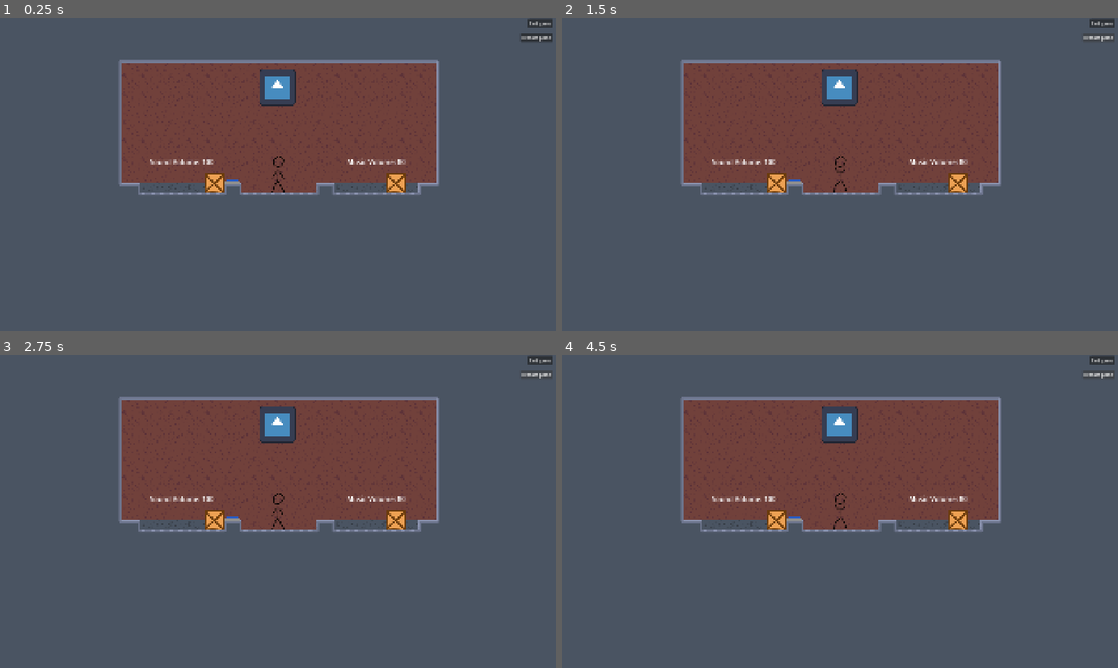
Above: before the commit, frames 1-4 (two rows, left to right).
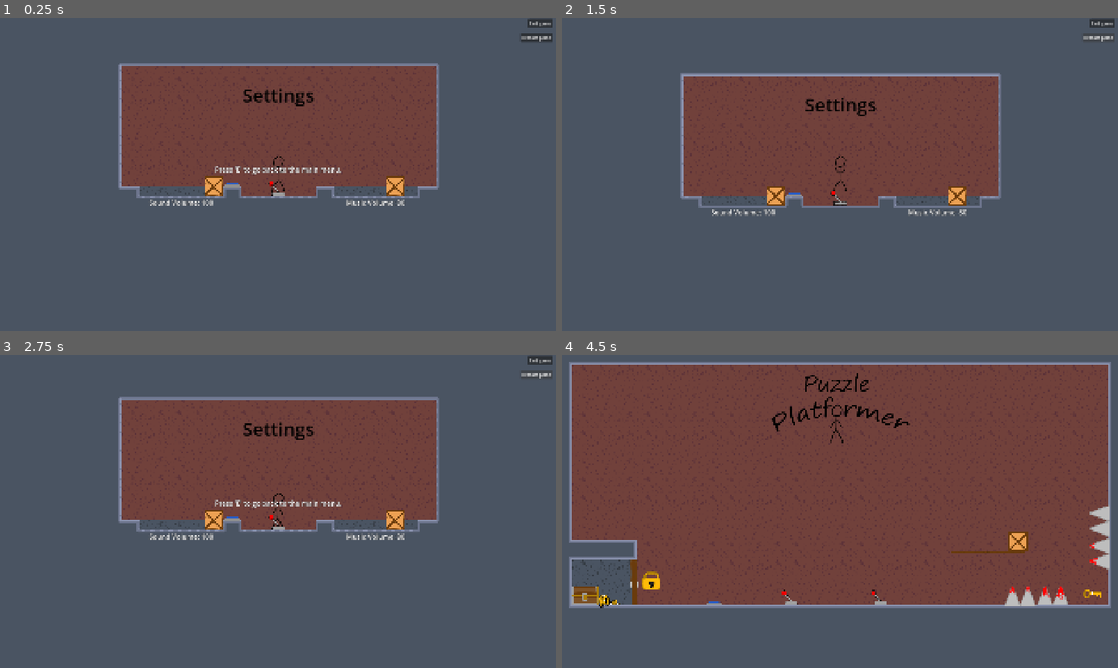
Above: after the commit, the same moments.

Repository: Crimbane/puzzle-platformer
Game: Godot game, scene res://Scenes/settings_menu.tscn
The game is run twice, just before and just after one commit, with the same random seed, the same clock (stepped at 60 frames per second) and the same inputs. This scene is started directly instead of the project's main scene. The engine's default icon, where the game draws it, is replaced by a stand-in: a white triangle on a blue panel in a dark square.
Inputs:
- Up to frame 1 (0.25 s): no input
- Up to frame 2 (1.5 s): click "Restart game" at 0.5 s; click "Restart game" at 1.25 s
- Up to frame 3 (2.75 s): click "Restart game" at 2 s
- Up to frame 4 (4.5 s): tap E (Interact) at 2.75, 2.85, 3.8 s; hold D (Move Right) 2.78-4.25 s; tap Space (Jump) at 3.02, 3.77 s; tap C (Crouch) at 3.6 s; click "Restart game" at 4.25 s

The runs differ from the first frame. In frame 1, 4.7% of the frame differs, in the area x 21-79%, y 13-60%; in frame 2, 7.8%; in frame 3, 2.1%; in frame 4, 55%, in the area x 1-100%, y 0-81%.

Commit message:
Load next scene lever
- Changed "load next scene" object to be a lever
- Fixed a bug with the lever code.

Diff:
--- a/Scenes/lever.tscn
+++ b/Scenes/lever.tscn
@@ -20,9 +20,9 @@
 [node name="Label" type="Label" parent="." unique_id=270450469]
 visible = false
 z_index = 1000
-offset_left = -181.0
+offset_left = -250.0
 offset_top = -89.0
-offset_right = 180.0
+offset_right = 250.0
 offset_bottom = -44.0
 theme_override_constants/outline_size = 4
 theme_override_font_sizes/font_size = 24
--- a/Scenes/load_next_scene.tscn
+++ b/Scenes/load_next_scene.tscn
@@ -1,17 +1,39 @@
 [gd_scene format=3 uid="uid://j8f1b3gybst2"]
 
 [ext_resource type="Script" uid="uid://c7jp3ati00tlj" path="res://load_next_scene.gd" id="1_0gh3a"]
-[ext_resource type="Texture2D" uid="uid://qya0wfq1g5qo" path="res://Assets/icon.svg" id="2_j0pbl"]
+[ext_resource type="Texture2D" uid="uid://s2vrhoh0b4cr" path="res://Assets/Art/Lever.png" id="2_j0pbl"]
+[ext_resource type="AudioStream" uid="uid://bc7seqt818v0o" path="res://Assets/Sounds/Lever - Drop Stone C.wav" id="3_jkojd"]
 
-[sub_resource type="RectangleShape2D" id="RectangleShape2D_t1yug"]
-size = Vector2(115, 115)
+[sub_resource type="RectangleShape2D" id="RectangleShape2D_fjc7g"]
+size = Vector2(42, 39)
 
 [node name="Load Next Scene" type="Area2D" unique_id=97781926]
 script = ExtResource("1_0gh3a")
 
-[node name="Sprite2D" type="Sprite2D" parent="." unique_id=229385068]
+[node name="Lever" type="Sprite2D" parent="." unique_id=229385068]
 texture = ExtResource("2_j0pbl")
 
 [node name="CollisionShape2D" type="CollisionShape2D" parent="." unique_id=1070335768]
-position = Vector2(0.5, -0.5)
-shape = SubResource("RectangleShape2D_t1yug")
+position = Vector2(0, -1.5)
+shape = SubResource("RectangleShape2D_fjc7g")
+
+[node name="Label" type="Label" parent="." unique_id=301114194]
+visible = false
+z_index = 1000
+offset_left = -250.0
+offset_top = -89.0
+offset_right = 250.0
+offset_bottom = -44.0
+theme_override_constants/outline_size = 4
+theme_override_font_sizes/font_size = 24
+text = "Press 'E' to interact with lever."
+horizontal_alignment = 1
+
+[node name="Timer" type="Timer" parent="." unique_id=1470802799]
+wait_time = 3.0
+one_shot = true
+
+[node name="Lever Pull" type="AudioStreamPlayer2D" parent="." unique_id=1379288998]
+stream = ExtResource("3_jkojd")
+
+[connection signal="timeout" from="Timer" to="." method="_on_timer_timeout"]
--- a/Scenes/main_menu.tscn
+++ b/Scenes/main_menu.tscn
@@ -33,6 +33,19 @@
 
 [node name="Main Menu" type="Node" unique_id=1993291430]
 
+[node name="Player" parent="." unique_id=1687183133 instance=ExtResource("1_5egv6")]
+position = Vector2(948, 237)
+
+[node name="LoadGame" parent="." unique_id=97781926 instance=ExtResource("12_6m47u")]
+position = Vector2(1100, 846)
+message = "Press 'E' to start the game."
+nextScenePath = "uid://d126xwa5j1d5"
+
+[node name="LoadSettingsMenu" parent="." unique_id=1439770871 instance=ExtResource("12_6m47u")]
+position = Vector2(792, 846)
+message = "Press 'E' to go to settings."
+nextScenePath = "uid://7y27eg5v318s"
+
 [node name="TileMapLayer" parent="." unique_id=1070660664 instance=ExtResource("2_vtepg")]
 tile_map_data = PackedByteArray("AAAAABsAAgAJAAEAAAABABsAAgAHAAAAAAACABsAAgAHAAAAAAADABsAAgAHAAAAAAAEABsAAgAHAAAAAAAFAB …(91216 unchanged characters)…
 metadata/_edit_lock_ = true
@@ -66,9 +79,6 @@
 position = Vector2(78.9125, 830.5)
 scale = Vector2(0.695, 0.695)
 texture = ExtResource("5_wyh8j")
-
-[node name="Player" parent="." unique_id=1687183133 instance=ExtResource("1_5egv6")]
-position = Vector2(948, 237)
 
 [node name="Spikes3" parent="." unique_id=1336630672 instance=ExtResource("6_ujyyl")]
 position = Vector2(1573, 832)
@@ -110,10 +120,6 @@
 z_index = -1
 position = Vector2(182, 869)
 
-[node name="Load Next Scene" parent="." unique_id=97781926 instance=ExtResource("12_6m47u")]
-position = Vector2(1819, 447)
-nextScenePath = "uid://d126xwa5j1d5"
-
 [node name="Title" type="Sprite2D" parent="." unique_id=1117705008]
 position = Vector2(960, 540)
 texture = ExtResource("14_8dnnj")
@@ -123,6 +129,13 @@
 position = Vector2(524, 858)
 buttonColor = "Blue"
 
-[node name="Load Next Scene2" parent="." unique_id=1439770871 instance=ExtResource("12_6m47u")]
-position = Vector2(154, 552)
-nextScenePath = "uid://7y27eg5v318s"
+[connection signal="leverInteract" from="Player" to="LoadGame" method="_on_lever_interacted"]
+[connection signal="leverInteract" from="Player" to="LoadSettingsMenu" method="_on_lever_interacted"]
+[connection signal="body_entered" from="LoadGame" to="Player" method="_on_lever_body_entered"]
+[connection signal="body_entered" from="LoadGame" to="LoadGame" method="_on_body_entered"]
+[connection signal="body_exited" from="LoadGame" to="Player" method="_on_lever_body_exited"]
+[connection signal="body_exited" from="LoadGame" to="LoadGame" method="_on_body_exited"]
+[connection signal="body_entered" from="LoadSettingsMenu" to="Player" method="_on_lever_body_entered"]
+[connection signal="body_entered" from="LoadSettingsMenu" to="LoadSettingsMenu" method="_on_body_entered"]
+[connection signal="body_exited" from="LoadSettingsMenu" to="Player" method="_on_lever_body_exited"]
+[connection signal="body_exited" from="LoadSettingsMenu" to="LoadSettingsMenu" method="_on_body_exited"]
--- a/Scenes/settings_menu.tscn
+++ b/Scenes/settings_menu.tscn
@@ -27,6 +27,14 @@
 soundVolumeLabel = NodePath("SoundVolumeLabel")
 musicVolumeLabel = NodePath("MusicVolumeLabel")
 
+[node name="Player" parent="." unique_id=1687183133 instance=ExtResource("6_jerjq")]
+position = Vector2(958, 733)
+
+[node name="LoadMainMenu" parent="." unique_id=97781926 instance=ExtResource("13_o5rp5")]
+position = Vector2(959, 846)
+message = "Press 'E' to go back to the main menu."
+nextScenePath = "uid://cewqlvpyoluew"
+
 [node name="TileMapLayer" parent="." unique_id=1070660664 instance=ExtResource("1_ssx55")]
 tile_map_data = PackedByteArray("AAAAABsAAgAIAA4AAAABABsAAgAIAA4AAAACABsAAgAIAA4AAAADABsAAgAIAA4AAAAEABsAAgAIAA4AAAAFAB …(107632 unchanged characters)…
 metadata/_edit_lock_ = true
@@ -36,13 +44,6 @@
 tile_map_data = PackedByteArray("AAANAA0AAAACAAAAAAANAA4AAAACAAAAAAANAA8AAAACAAAAAAANABAAAAACAAAAAAANABEAAAACAAAAAAANAB …(7408 unchanged characters)…
 tile_set = SubResource("TileSet_rqxyr")
 metadata/_edit_lock_ = true
-
-[node name="Player" parent="." unique_id=1687183133 instance=ExtResource("6_jerjq")]
-position = Vector2(956, 777)
-
-[node name="Load Next Scene" parent="." unique_id=97781926 instance=ExtResource("13_o5rp5")]
-position = Vector2(954, 501)
-nextScenePath = "uid://cewqlvpyoluew"
 
 [node name="SoundVolumeBox" parent="." unique_id=210537248 instance=ExtResource("10_vm50o")]
 position = Vector2(638, 812)
@@ -56,18 +57,37 @@
 
 [node name="SoundVolumeLabel" type="Label" parent="." unique_id=1520929597]
 offset_left = 480.0
-offset_top = 742.0
+offset_top = 864.0
 offset_right = 768.0
-offset_bottom = 864.0
+offset_bottom = 914.0
+theme_override_constants/outline_size = 4
 theme_override_font_sizes/font_size = 24
 text = "0"
 horizontal_alignment = 1
+vertical_alignment = 1
 
 [node name="MusicVolumeLabel" type="Label" parent="." unique_id=161237920]
 offset_left = 1152.0
-offset_top = 742.0
+offset_top = 864.0
 offset_right = 1440.0
-offset_bottom = 864.0
+offset_bottom = 914.0
+theme_override_constants/outline_size = 4
 theme_override_font_sizes/font_size = 24
 text = "0"
 horizontal_alignment = 1
+vertical_alignment = 1
+
+[node name="Label" type="Label" parent="." unique_id=2038762604]
+offset_left = 836.0
+offset_top = 472.0
+offset_right = 1084.0
+offset_bottom = 560.0
+theme_override_colors/font_color = Color(0, 0, 0, 1)
+theme_override_font_sizes/font_size = 64
+text = "Settings"
+
+[connection signal="leverInteract" from="Player" to="LoadMainMenu" method="_on_lever_interacted"]
+[connection signal="body_entered" from="LoadMainMenu" to="Player" method="_on_lever_body_entered"]
+[connection signal="body_entered" from="LoadMainMenu" to="LoadMainMenu" method="_on_body_entered"]
+[connection signal="body_exited" from="LoadMainMenu" to="Player" method="_on_lever_body_exited"]
+[connection signal="body_exited" from="LoadMainMenu" to="LoadMainMenu" method="_on_body_exited"]
--- a/Scripts/lever.gd
+++ b/Scripts/lever.gd
@@ -21,7 +21,7 @@
 
 
 func _on_lever_interacted() -> void:
-	if $Timer.is_stopped():
+	if onLever && $Timer.is_stopped():
 		$Timer.start()
 		$Lever.flip_h = true
 		$Label.visible = false
@@ -35,15 +35,17 @@
 		else:
 			elevator.moveElevator(true)
 
-func _on_body_entered(_body: Node2D) -> void:
-	onLever = true
-	if $Timer.is_stopped():
-		$Label.visible = true
+func _on_body_entered(body: Node2D) -> void:
+	if body.is_in_group("Player"):
+		onLever = true
+		if $Timer.is_stopped():
+			$Label.visible = true
 
 
-func _on_body_exited(_body: Node2D) -> void:
-	onLever = false
-	$Label.visible = false
+func _on_body_exited(body: Node2D) -> void:
+	if body.is_in_group("Player"):
+		onLever = false
+		$Label.visible = false
 
 
 func _on_timer_timeout() -> void:
--- a/load_next_scene.gd
+++ b/load_next_scene.gd
@@ -2,15 +2,24 @@
 
 # using change to packed scene can corrupt file when you use export packed scene
 
+@export var message: String
 @export_file("*.tscn") var nextScenePath: String
+var onLever = false
+@onready var soundLeverPull: AudioStreamPlayer2D = $"Lever Pull"
+
 
 func _ready() -> void:
-	body_entered.connect(_on_body_entered)
+	if "soundVolume" in VolumeSettings:
+		soundLeverPull.volume_db = VolumeSettings.soundVolume
+	$Label.text = message
 
-
-func _on_body_entered(body: Node2D) -> void:
-	if body.is_in_group("Player"):
-			call_deferred("loadNextScene")
+func _on_lever_interacted() -> void:
+	if onLever && $Timer.is_stopped():
+		$Timer.start()
+		$Lever.flip_h = true
+		$Label.visible = false
+		soundLeverPull.play()
+		call_deferred("loadNextScene")
 
 func loadNextScene() -> void:
 	if nextScenePath != "":
@@ -24,3 +33,23 @@
 		animation.play_backwards("transition")
 	else:
 		print("Warning: No next scene path assigned in the Inspector")
+
+
+func _on_body_entered(body: Node2D) -> void:
+	if body.is_in_group("Player"):
+		onLever = true
+		if $Timer.is_stopped():
+			$Label.visible = true
+
+
+func _on_body_exited(body: Node2D) -> void:
+	if body.is_in_group("Player"):
+		onLever = false
+		$Label.visible = false
+
+
+func _on_timer_timeout() -> void:
+	$Lever.flip_h = false
+	soundLeverPull.play()
+	if onLever:
+		$Label.visible = true
Not shown, changed: Scenes/main.tscn
